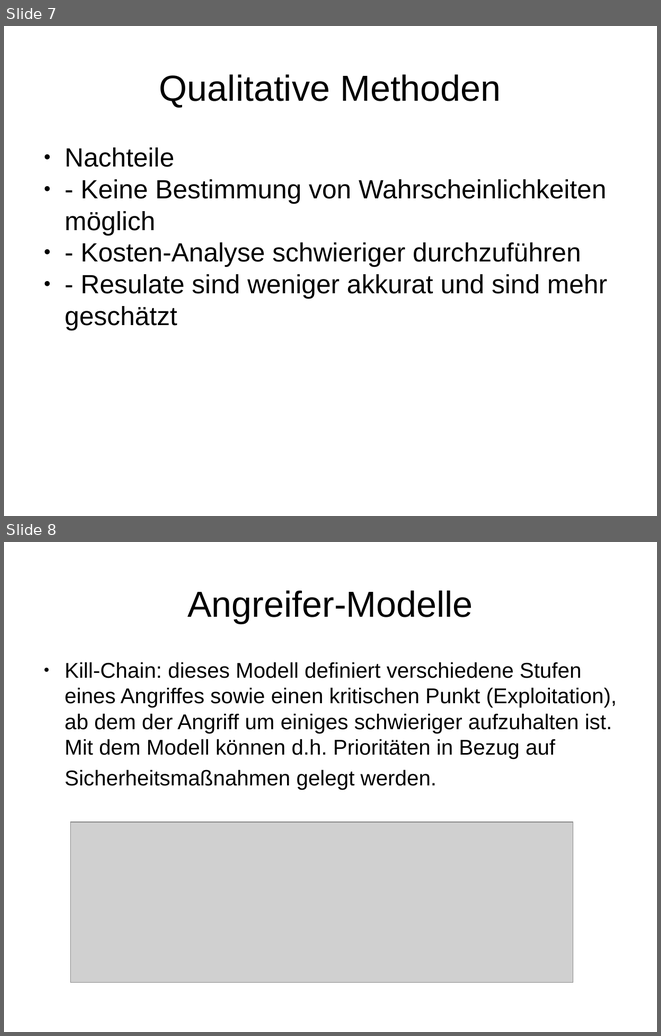
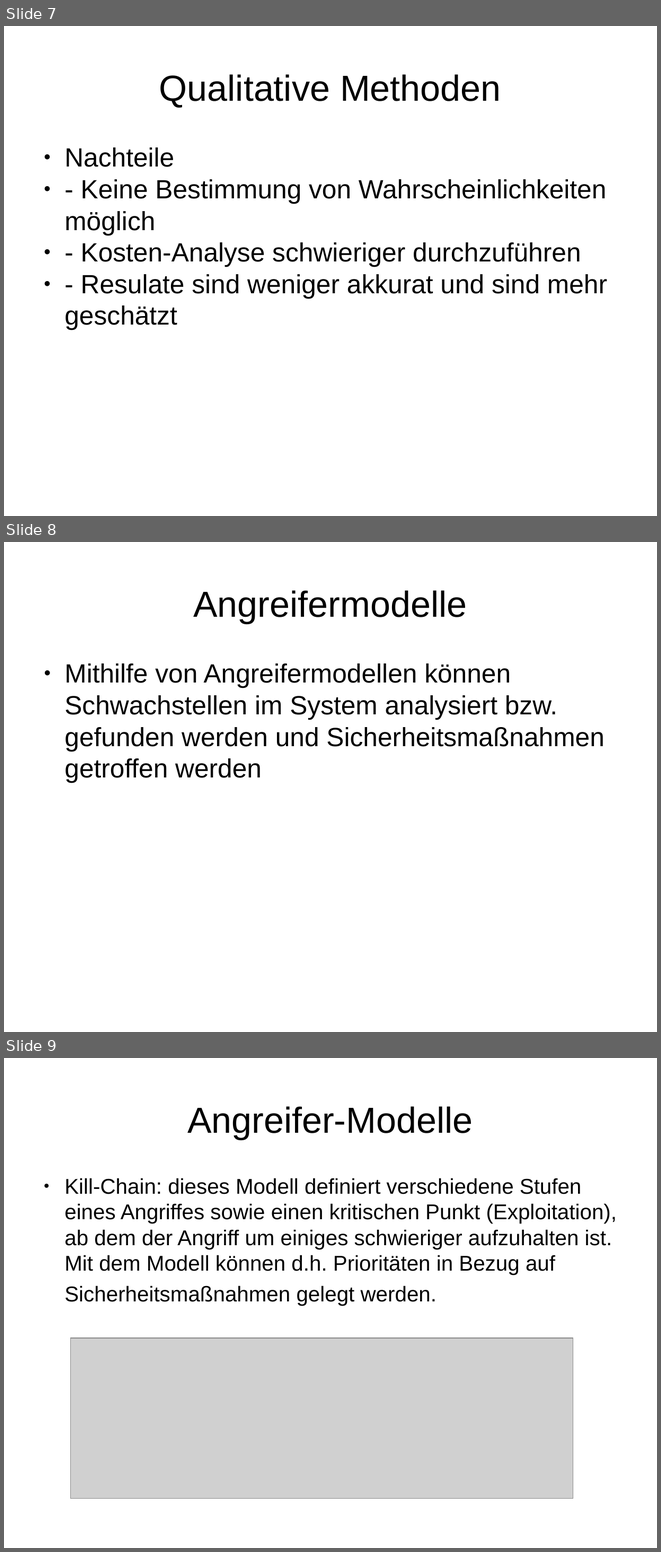
Before and after one commit to LennartDuemke/Sicherheit, a slide deck: Präsentationen/Risiken_bewerten.pptx. Shown one above the other, each under a label of ours: slides 7 and 8 before the commit, slides 7, 8 and 9 after it. The pictures are 661x1036 and 661x1552 pixels, drawn with LibreOffice and Linux fonts; fonts in the diff are those of the drawing; grey boxes stand for pictures. Boxes give left, top, right and bottom in pixels: in the first picture for what was removed or moved away, otherwise in the second. Text is boxed around its words. In the diff, an @@ line names an element or a change of style, - is before the commit and + after.

Commit message:
ueberarbeitet

```diff
--- a/Präsentationen/Risiken_bewerten.pptx
+++ b/Präsentationen/Risiken_bewerten.pptx
@@ slide 8 added at [4,542,657,1032], background #FFFFFF @@
@@ text added at [193,590,467,623], 44 pt, text #000000 @@
+Angreifermodelle
@@ text added at [64,663,604,783], 32 pt, text #000000 @@
+● Mithilfe von Angreifermodellen können Schwachstellen im System analysiert bzw. gefunden werden und Sicherheitsmaßnahmen getroffen werden
@@ what was slide 8 is now slide 9 @@
```
